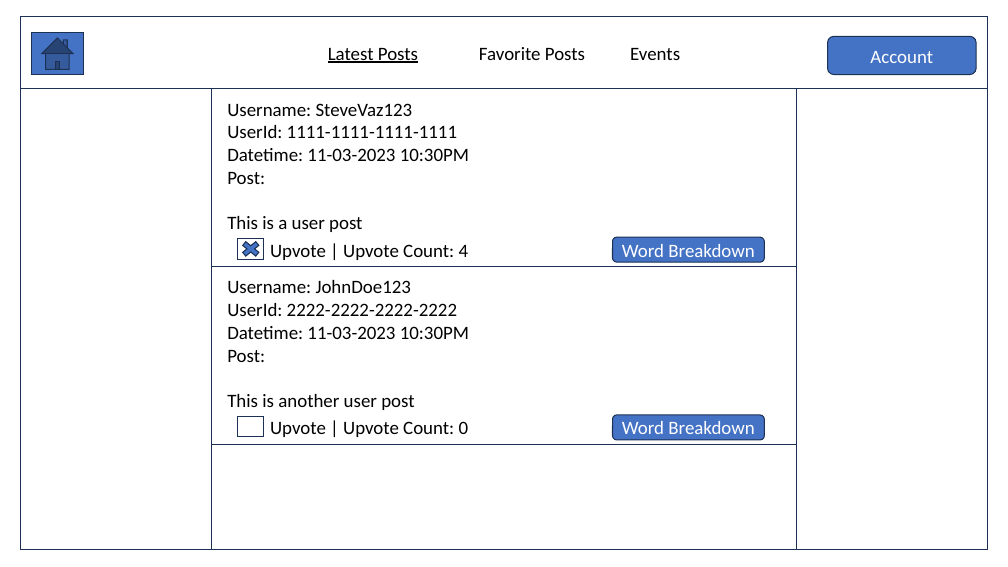
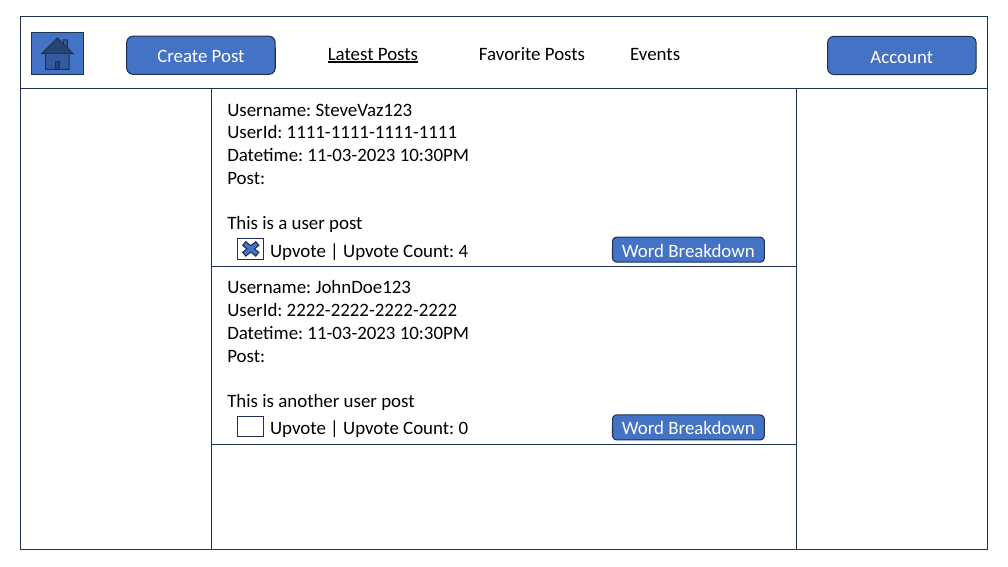
Before and after one commit to seniorscooba/Web_Programming_Final_Project, a slide deck: slide 7 of Documents/final_project_planning.pptx (slide 8 before the commit). Drawn at 1008x567 pixels with LibreOffice and Linux fonts; fonts in the diff are those of the drawing. Boxes give left, top, right and bottom in pixels: in the first picture for what was removed or moved away, otherwise in the second. Text is boxed around its words. In the diff, an @@ line names an element or a change of style, - is before the commit and + after.

```diff
--- a/Documents/final_project_planning.pptx
+++ b/Documents/final_project_planning.pptx
@@ rounded rectangle added at (127,36,276,75), fill #4472C4, outline #1E3256 1 pt, 18 pt, text #FFFFFF @@
+Create Post
```
Also in this commit, not shown: 3 other slides changed, 1 slide added.
